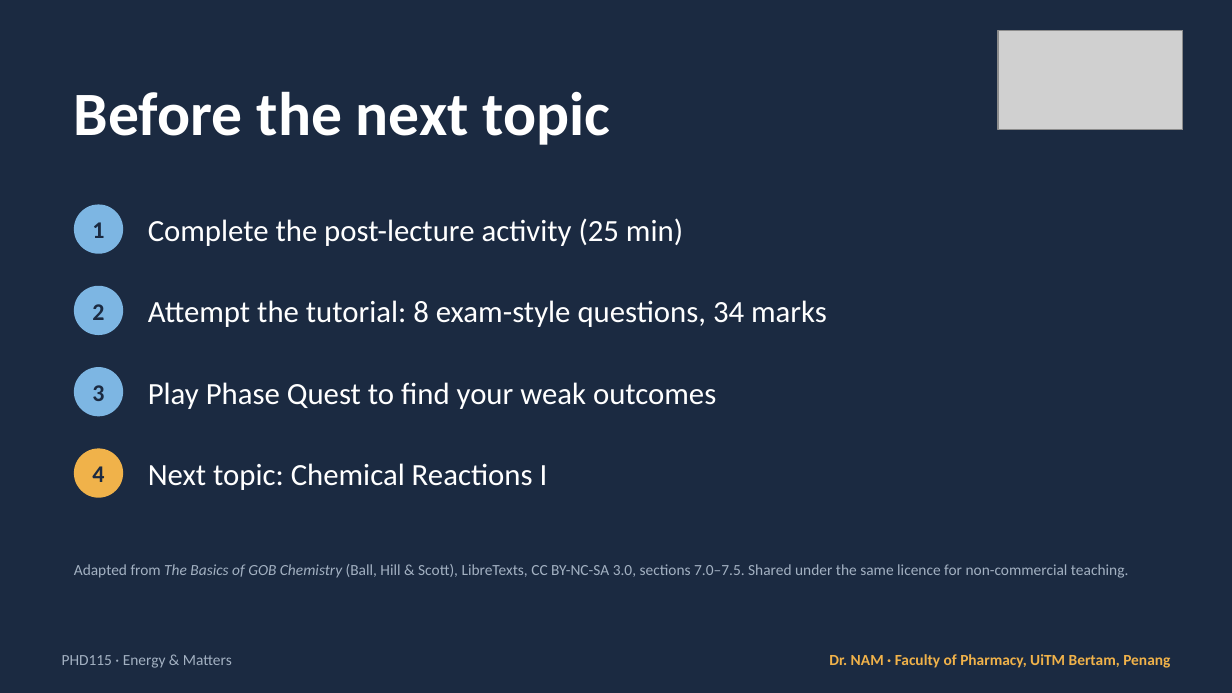
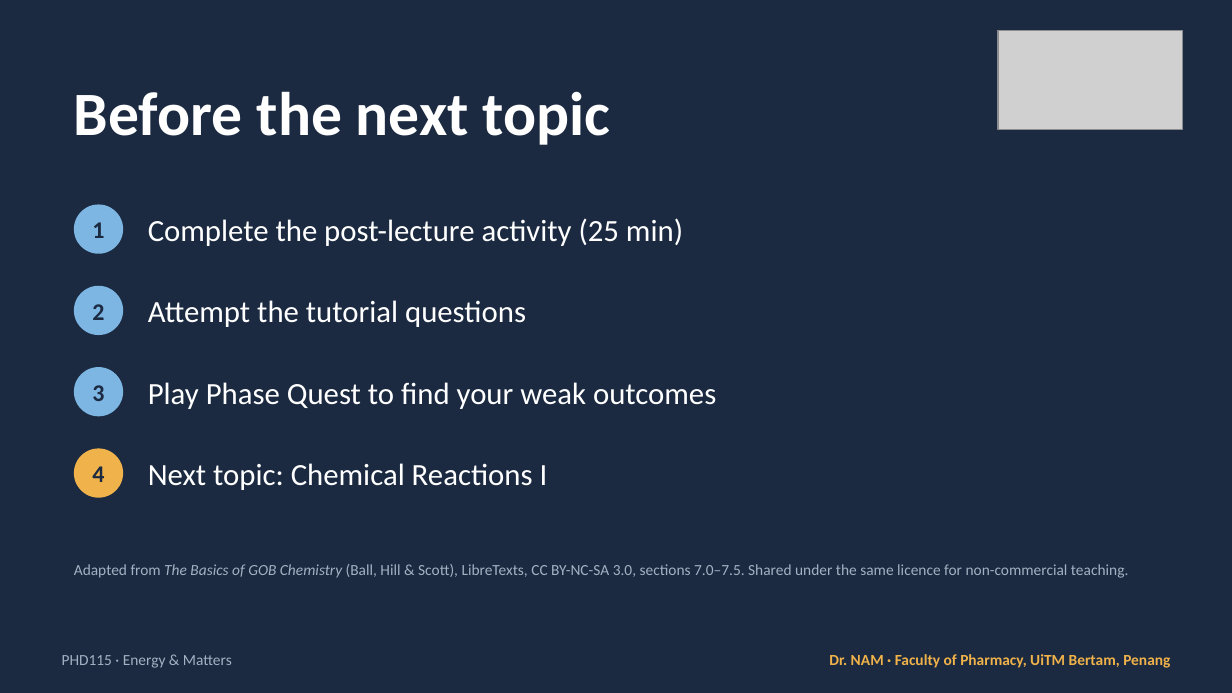
Before and after one commit to DrEnoun/phd115-nam, a slide deck: slide 92 of downloads/PHD115_EnergyMatters_Slides.pptx. Drawn at 1232x693 pixels with LibreOffice and Linux fonts; fonts in the diff are those of the drawing; grey boxes stand for pictures. Boxes give left, top, right and bottom in pixels: in the first picture for what was removed or moved away, otherwise in the second. Text is boxed around its words. In the diff, an @@ line names an element or a change of style, - is before the commit and + after.

```diff
--- a/downloads/PHD115_EnergyMatters_Slides.pptx
+++ b/downloads/PHD115_EnergyMatters_Slides.pptx
@@ text at bbox=[148, 300, 526, 327]: text changed @@
-Attempt the tutorial: 8 exam-style questions, 34 marks
+Attempt the tutorial questions
```
Also in this commit, not shown: 4 other files.
